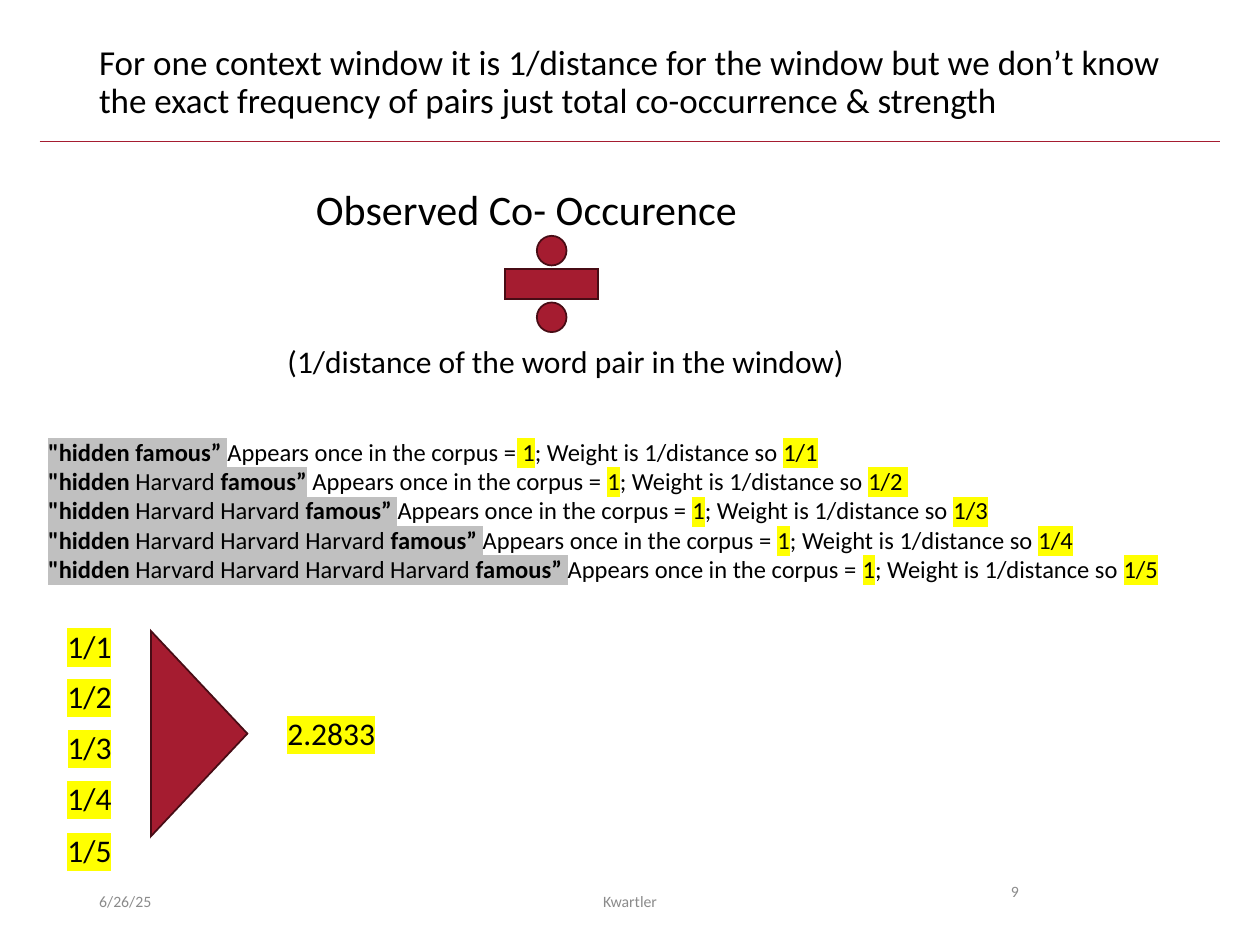
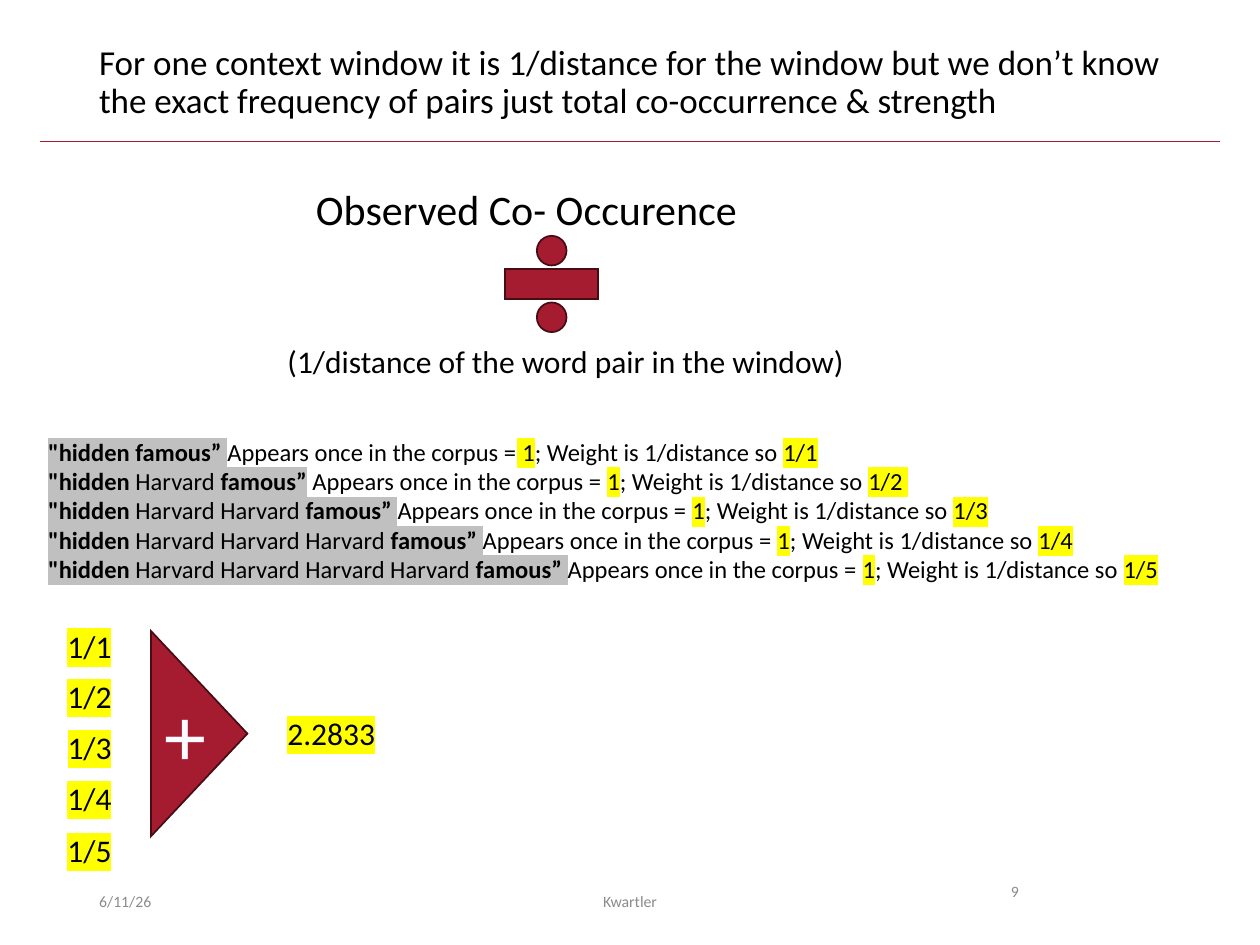
Before and after one commit to kwartler/GSERM_2025, a slide deck: slide 9 of lessons/Day5/A_TextVectors_RAG_compressed.pptx. Drawn at 1260x945 pixels with LibreOffice and Linux fonts; fonts in the diff are those of the drawing. Boxes give left, top, right and bottom in pixels: in the first picture for what was removed or moved away, otherwise in the second. Text is boxed around its words. In the diff, an @@ line names an element or a change of style, - is before the commit and + after.

```diff
--- a/lessons/Day5/A_TextVectors_RAG_compressed.pptx
+++ b/lessons/Day5/A_TextVectors_RAG_compressed.pptx
@@ text added at (x1=144, y1=675, x2=227, y2=790), 48 pt, text #FAFAFF @@
++
@@ text at (x1=99, y1=896, x2=151, y2=908): text changed @@
-6/26/25
+6/11/26
```
Also in this commit, not shown: 31 other slides changed, 2 slides added, 22 other files.
